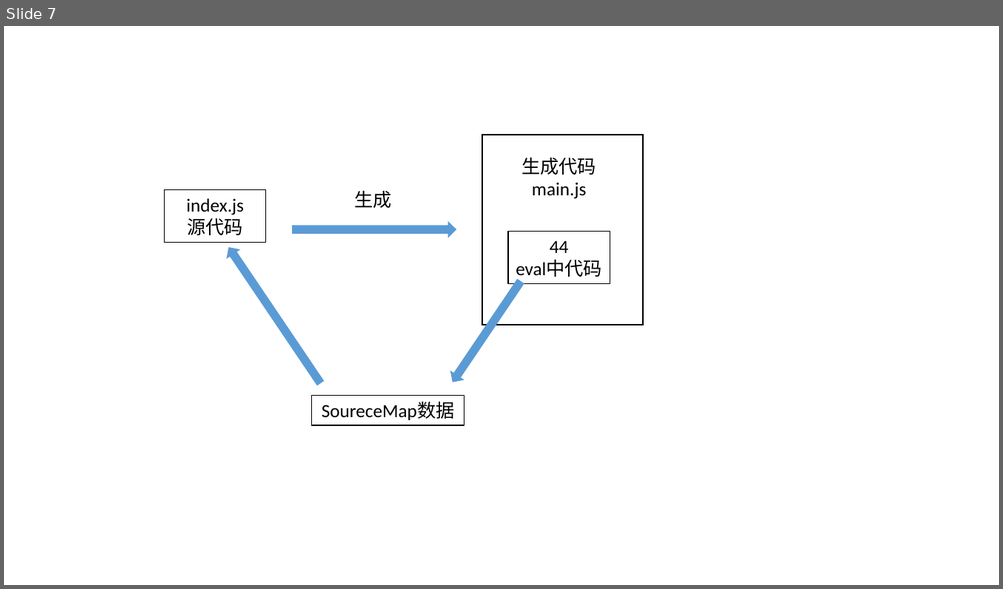
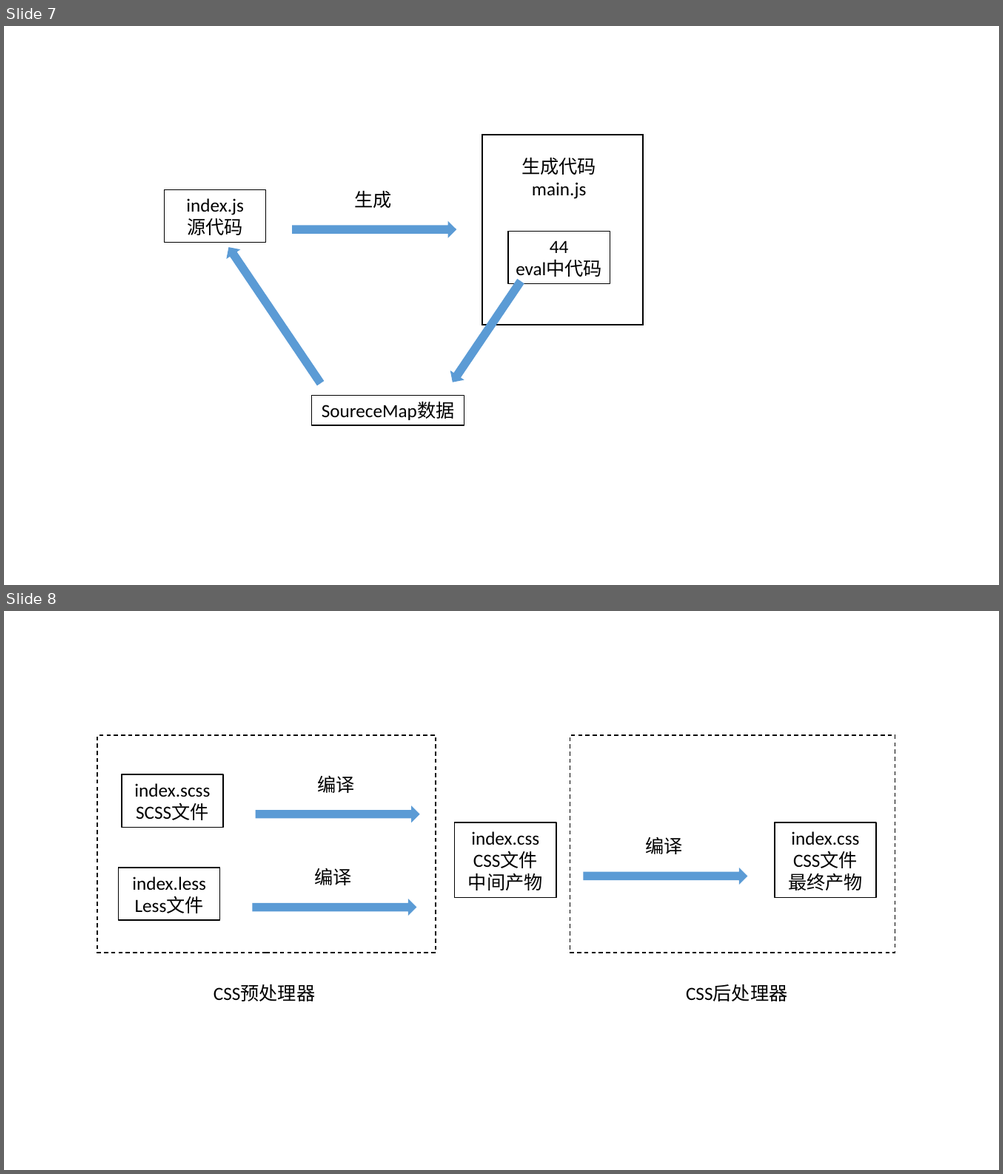
Before and after one commit to jzplp/jzplp.github.io, a slide deck: raws/画图.pptx. Shown one above the other, each under a label of ours: slide 7 before the commit, slides 7 and 8 after it. The pictures are 1003x589 and 1003x1174 pixels, drawn with LibreOffice and Linux fonts; fonts in the diff are those of the drawing. Boxes give left, top, right and bottom in pixels: in the first picture for what was removed or moved away, otherwise in the second. Text is boxed around its words. In the diff, an @@ line names an element or a change of style, - is before the commit and + after.

```diff
--- a/raws/画图.pptx
+++ b/raws/画图.pptx
@@ slide 8 added at (x1=4, y1=611, x2=999, y2=1170), background #FFFFFF @@
@@ rectangle added at (x1=97, y1=735, x2=435, y2=954), outline #000000 1 pt dashed @@
@@ rectangle added at (x1=569, y1=735, x2=895, y2=954), outline #000000 1 pt dashed @@
@@ rectangle added at (x1=122, y1=775, x2=223, y2=827), outline #000000 1 pt, 18 pt, text #000000 @@
+index.scss
+SCSS文件
@@ text added at (x1=318, y1=775, x2=355, y2=793), 18 pt, text #000000 @@
+编译
@@ right arrow added at (x1=256, y1=806, x2=420, y2=823), fill #5B9BD5 @@
@@ rectangle added at (x1=455, y1=823, x2=556, y2=898), outline #000000 1 pt, 18 pt, text #000000 @@
+index.css
+CSS文件
+中间产物
@@ rectangle added at (x1=775, y1=823, x2=876, y2=898), outline #000000 1 pt, 18 pt, text #000000 @@
+index.css
+CSS文件
+最终产物
@@ text added at (x1=645, y1=837, x2=682, y2=854), 18 pt, text #000000 @@
+编译
@@ rectangle added at (x1=118, y1=868, x2=219, y2=920), outline #000000 1 pt, 18 pt, text #000000 @@
+index.less
+Less文件
@@ text added at (x1=314, y1=868, x2=351, y2=886), 18 pt, text #000000 @@
+编译
@@ right arrow added at (x1=583, y1=868, x2=747, y2=885), fill #5B9BD5 @@
@@ right arrow added at (x1=253, y1=899, x2=417, y2=916), fill #5B9BD5 @@
@@ text added at (x1=213, y1=985, x2=315, y2=1002), 18 pt, text #000000 @@
+CSS预处理器
@@ text added at (x1=686, y1=985, x2=787, y2=1002), 18 pt, text #000000 @@
+CSS后处理器
```
Also in this commit, not shown: 2 other files.
